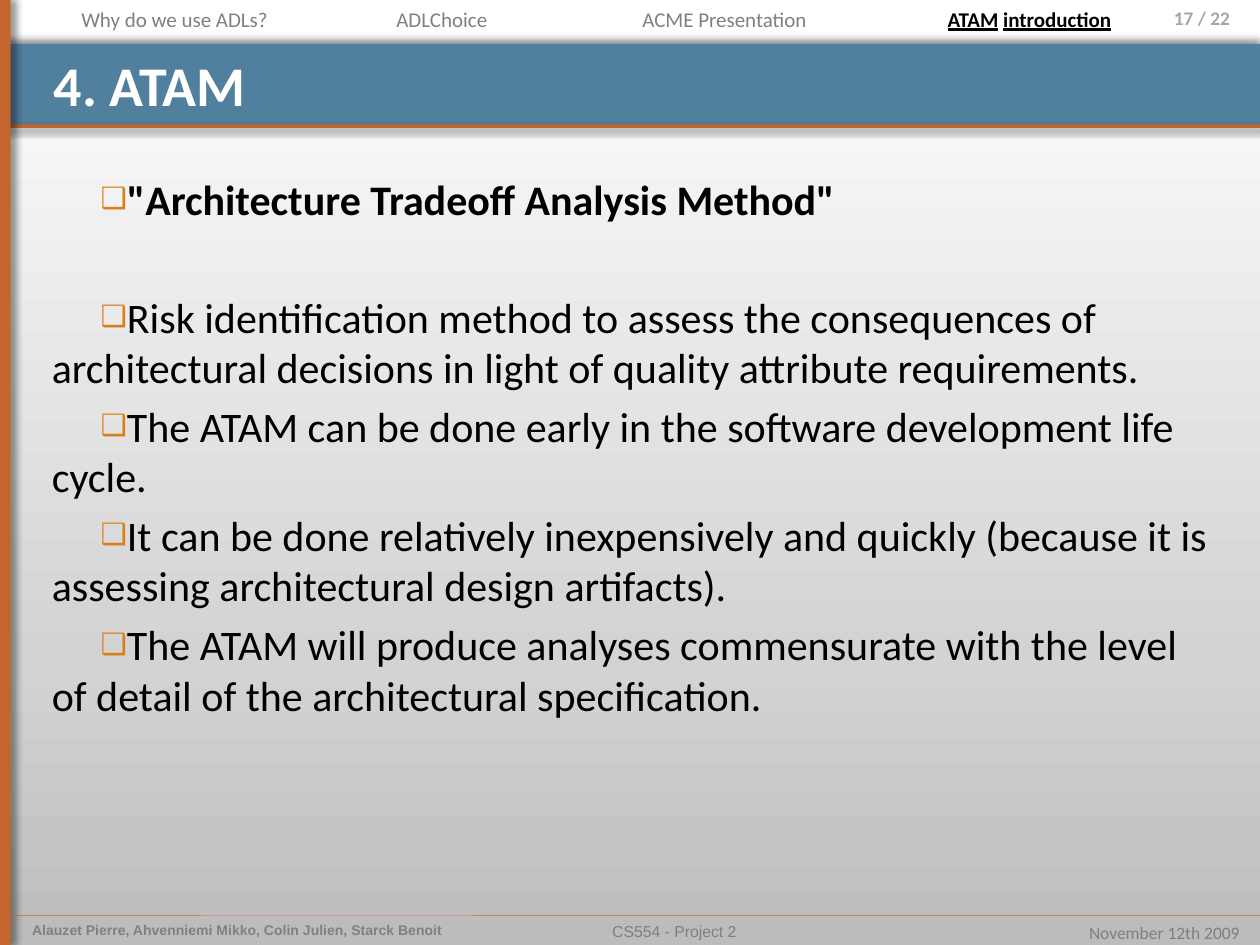
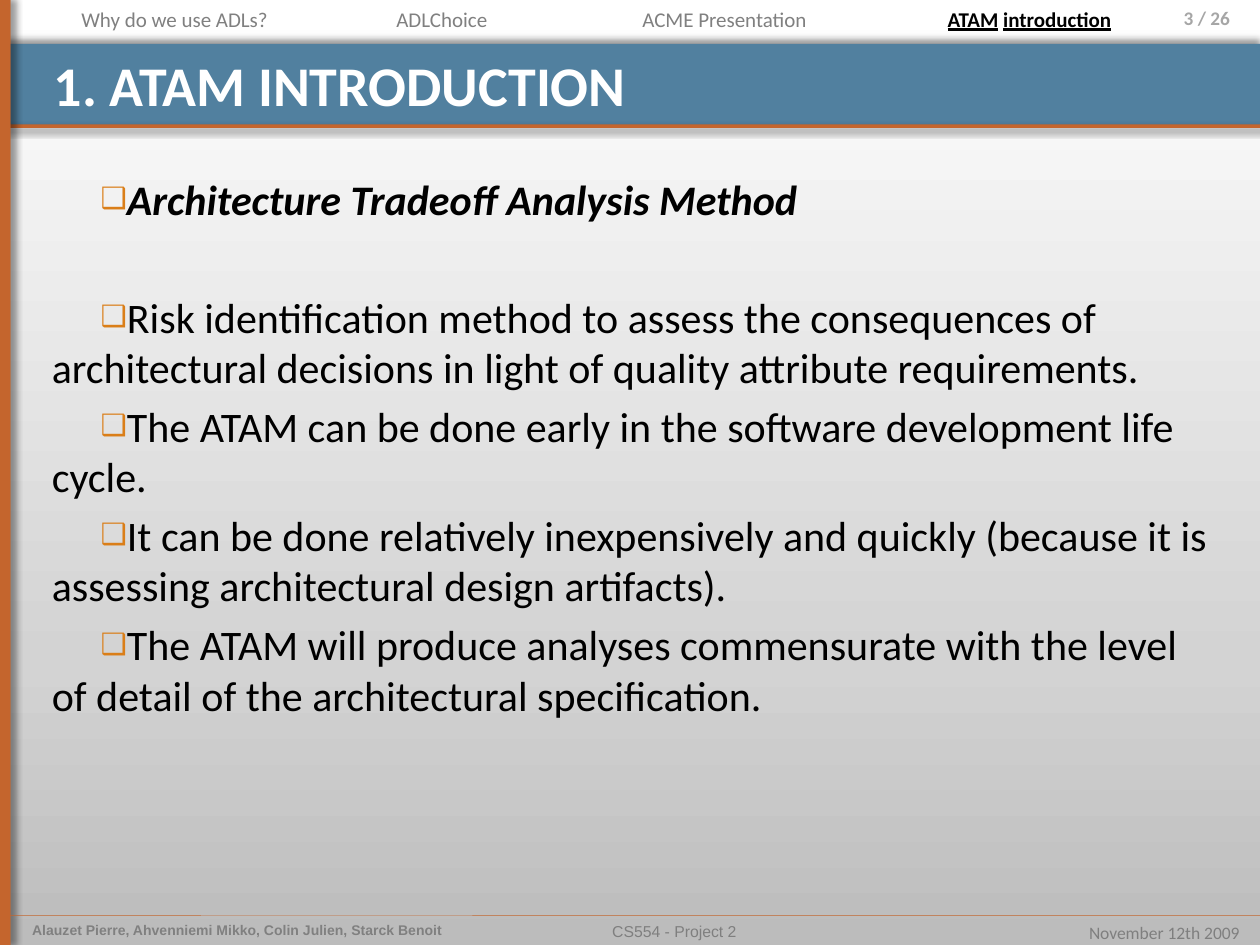
Before and after one commit to pierrealauzet/euroteam, a slide deck: slide 3 of Project 2/Part1/CS554_EuroTeam_Project2_OP4.pptx (slide 17 before the commit). Drawn at 1260x945 pixels with LibreOffice and Linux fonts; fonts in the diff are those of the drawing. Boxes give left, top, right and bottom in pixels: in the first picture for what was removed or moved away, otherwise in the second. Text is boxed around its words. In the diff, an @@ line names an element or a change of style, - is before the commit and + after.

```diff
--- a/Project 2/Part1/CS554_EuroTeam_Project2_OP4.pptx
+++ b/Project 2/Part1/CS554_EuroTeam_Project2_OP4.pptx
@@ page number at (x1=1184, y1=12, x2=1230, y2=25): text changed @@
-17 / 22
+3 / 26
@@ title at (x1=54, y1=69, x2=626, y2=107): text changed @@
-4. ATAM
+1. ATAM INTRODUCTION
@@ text at (x1=127, y1=185, x2=797, y2=222): text changed; italic on @@
-❑ "Architecture Tradeoff Analysis Method"
+❑ Architecture Tradeoff Analysis Method
```
Also in this commit, not shown: 7 other slides changed, 13 slides removed, 1 other file.
